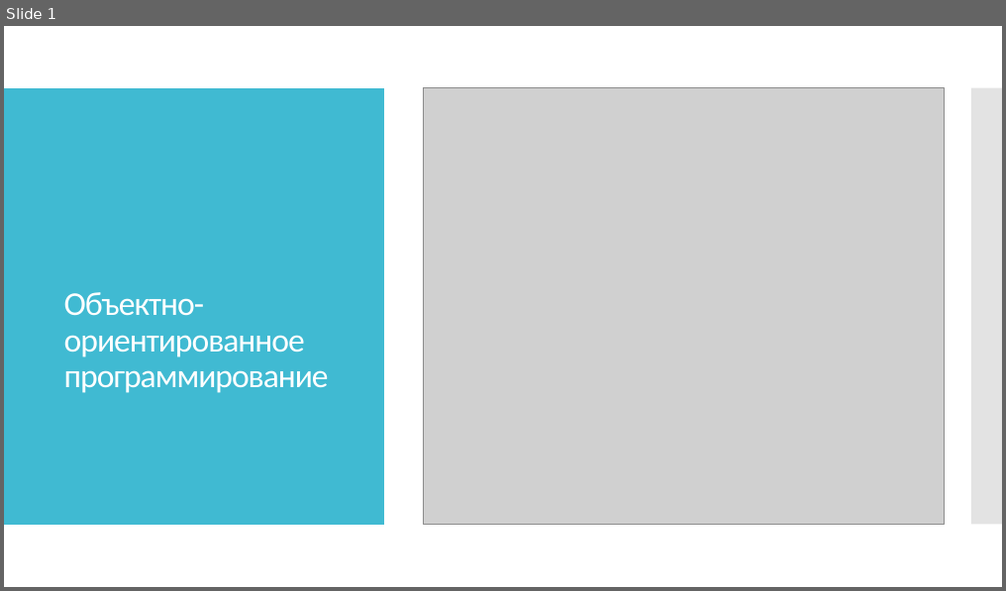
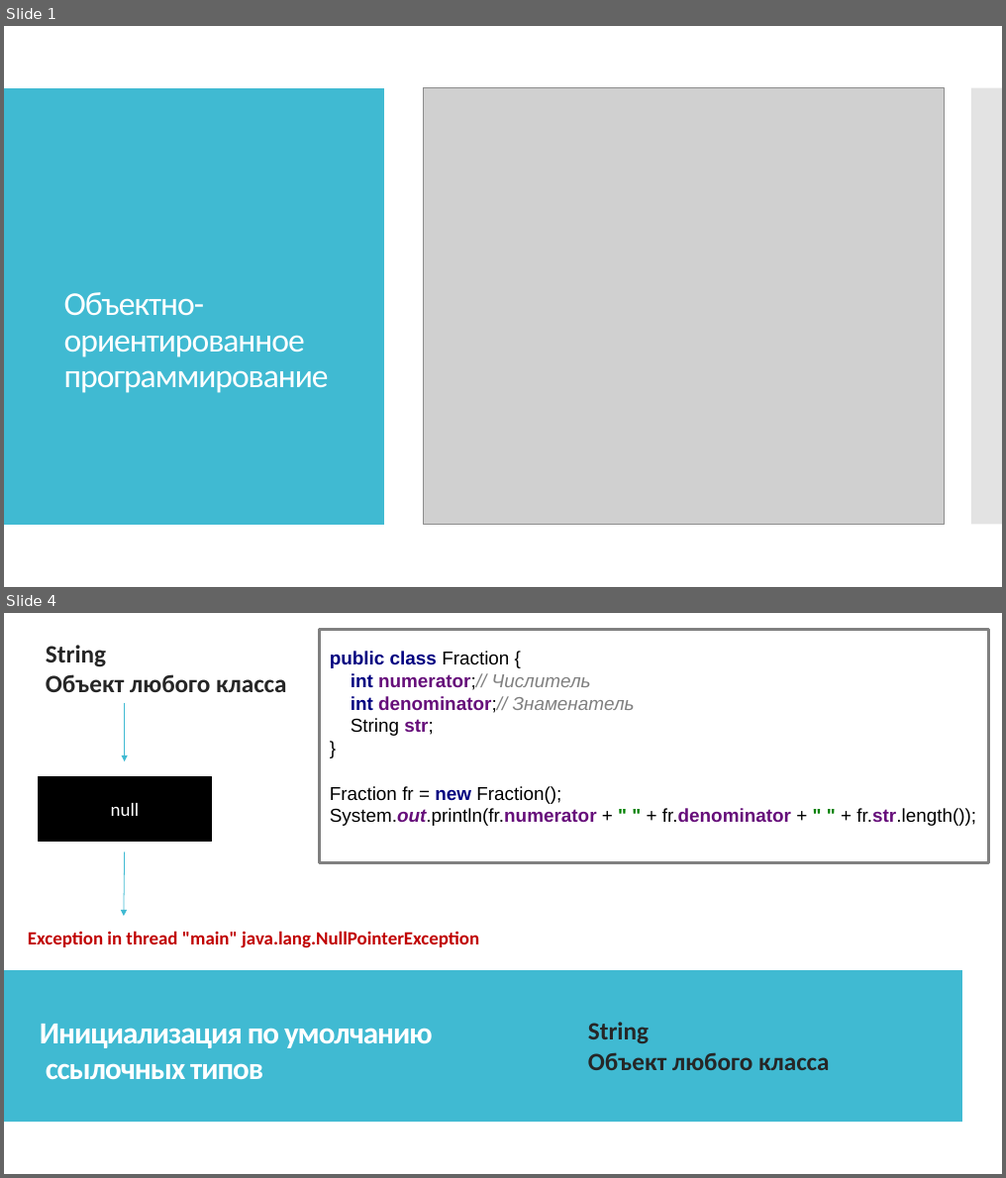
Before and after one commit to IriEfremova/LessonsCube, a slide deck: Samsung/Lesson12/PrincipOOP.pptx. Shown one above the other, each under a label of ours: slide 1 before the commit, slides 1 and 4 after it; the slides between them are not shown. The pictures are 1006x591 and 1006x1178 pixels, drawn with LibreOffice and Linux fonts; fonts in the diff are those of the drawing; grey boxes stand for pictures. Boxes give left, top, right and bottom in pixels: in the first picture for what was removed or moved away, otherwise in the second. Text is boxed around its words. In the diff, an @@ line names an element or a change of style, - is before the commit and + after.

```diff
--- a/Samsung/Lesson12/PrincipOOP.pptx
+++ b/Samsung/Lesson12/PrincipOOP.pptx
@@ slide 4 added at (4,613,1002,1174), background #FFFFFF; not listed: 2 template elements that a slide beside it also shows @@
@@ rectangle added at (4,613,1002,1174), fill #FFFFFF @@
@@ rectangle added at (320,630,989,863), outline #808080 3 pt @@
@@ text added at (46,645,286,692), 24 pt, text #262626, bold @@
+String
+Объект любого класса
@@ text added at (330,651,976,826), 18 pt, text #000000 @@
+public class Fraction {
+int numerator;// Числитель
+int denominator;// Знаменатель
+String str;
+}
+Fraction fr = new Fraction();
+System.out.println(fr.numerator + " " + fr.denominator + " " + fr.str.length());
@@ arrow added from (125, 703) to (125, 761), #40BAD2 0.75 pt @@
@@ rectangle added at (39,777,211,842), fill #000000, outline #000000 0.85 pt, 18 pt, text #FFFFFF @@
+null
@@ arrow added from (125, 852) to (124, 916), #40BAD2 0.75 pt @@
@@ text added at (28,931,479,949), 18 pt, text #C00000, bold @@
+Exception in thread "main" java.lang.NullPointerException
@@ rectangle added at (4,970,962,1123), fill #40BAD2 @@
@@ text added at (40,1024,433,1079), 29.6 pt, text #FFFFFF, bold @@
+Инициализация по умолчанию
+ссылочных типов
@@ text added at (588,1022,829,1070), 24 pt, text #262626, bold @@
+String
+Объект любого класса
```
Also in this commit, not shown: 15 other slides added, 20 slides removed.
